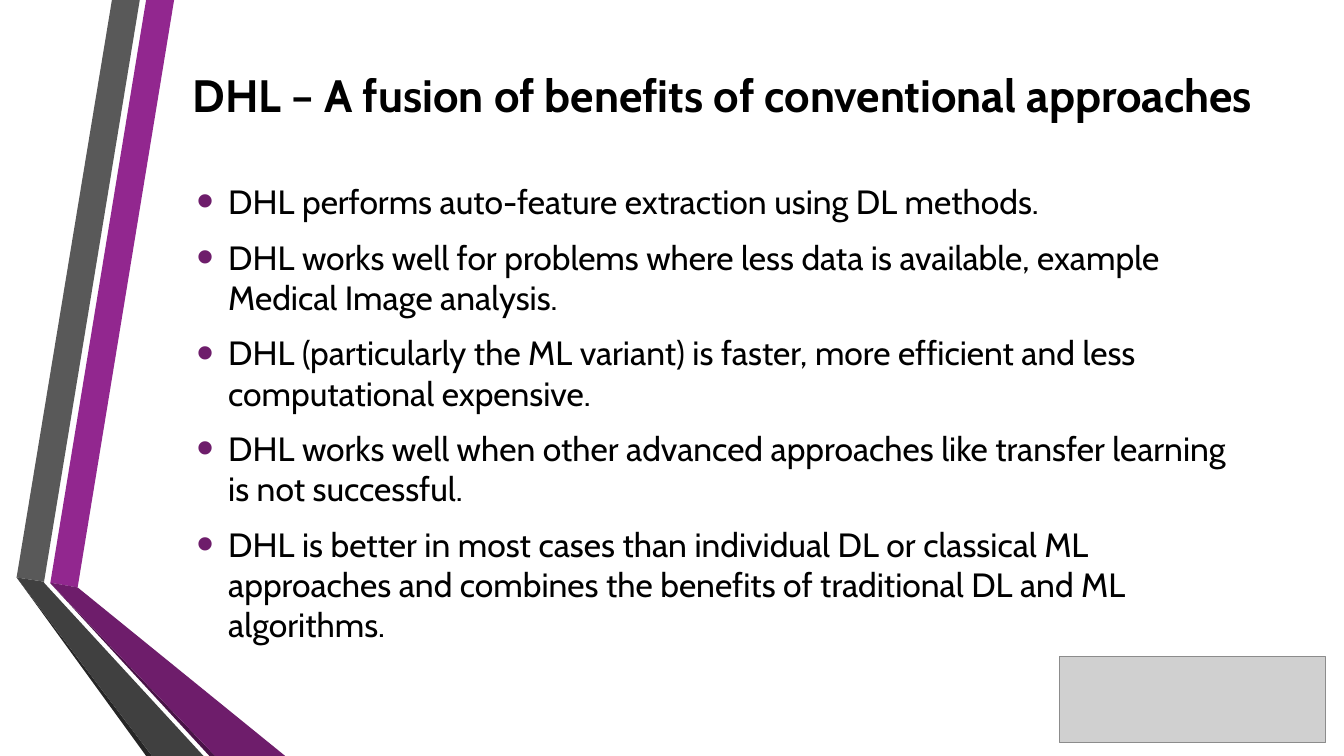
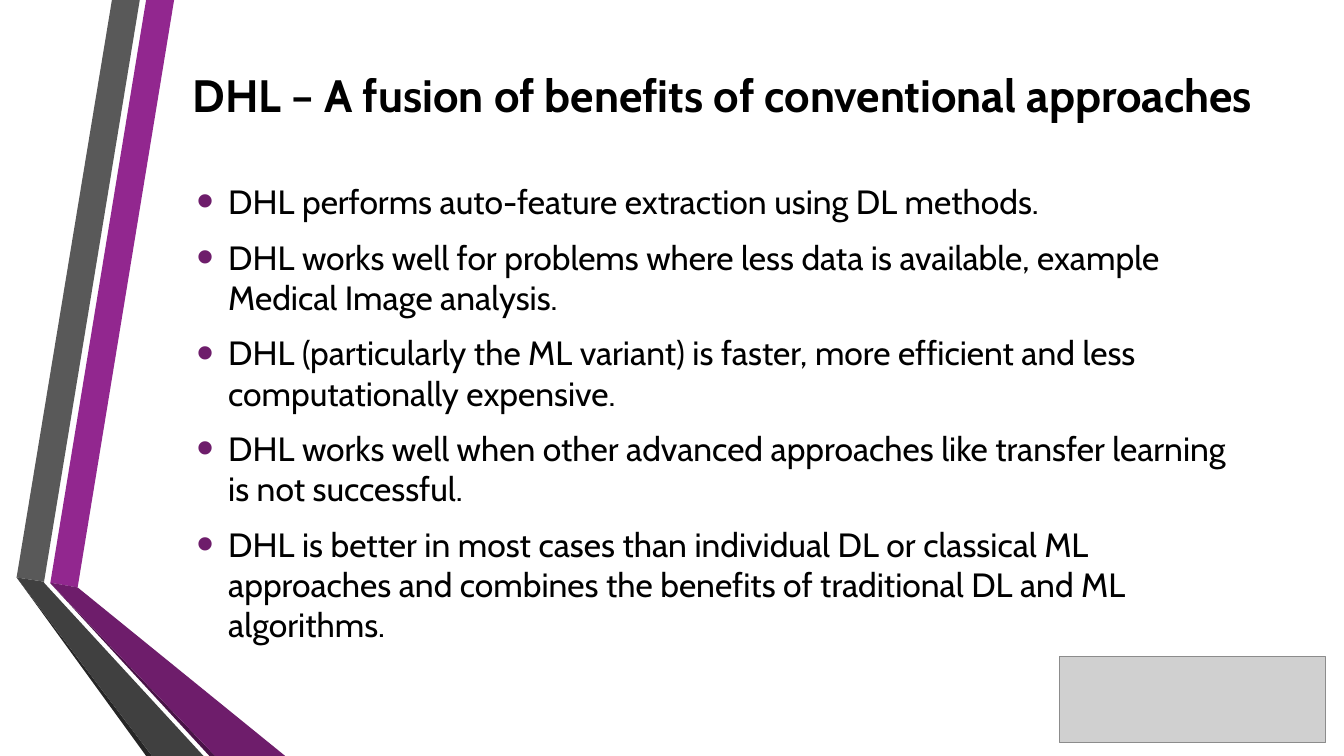
Before and after one commit to adib0073/NUMODRIL, a slide deck: slide 11 of Presentation/GIDS_2020.pptx. Drawn at 1344x756 pixels with LibreOffice and Linux fonts; fonts in the diff are those of the drawing; grey boxes stand for pictures; background and template pictures are left out. Boxes give left, top, right and bottom in pixels: in the first picture for what was removed or moved away, otherwise in the second. Text is boxed around its words. In the diff, an @@ line names an element or a change of style, - is before the commit and + after.

```diff
--- a/Presentation/GIDS_2020.pptx
+++ b/Presentation/GIDS_2020.pptx
@@ text at box(228, 339, 1136, 414): text changed @@
-• DHL (particularly the ML variant) is faster, more efficient and less computational expensive.
+• DHL (particularly the ML variant) is faster, more efficient and less computationally expensive.
```
Also in this commit, not shown: 7 other slides changed.
